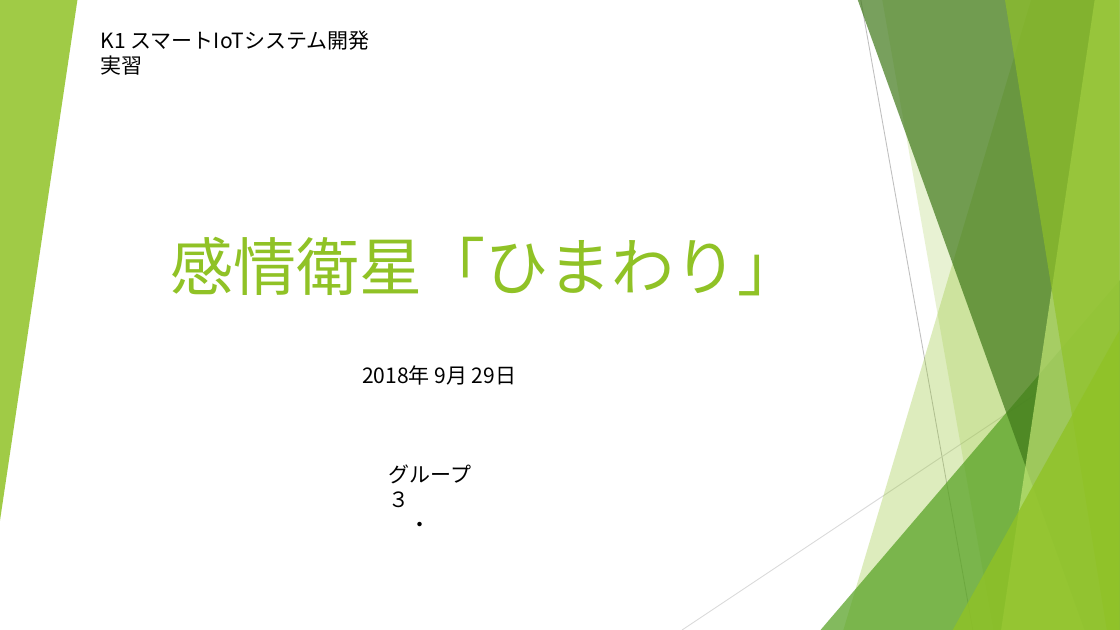
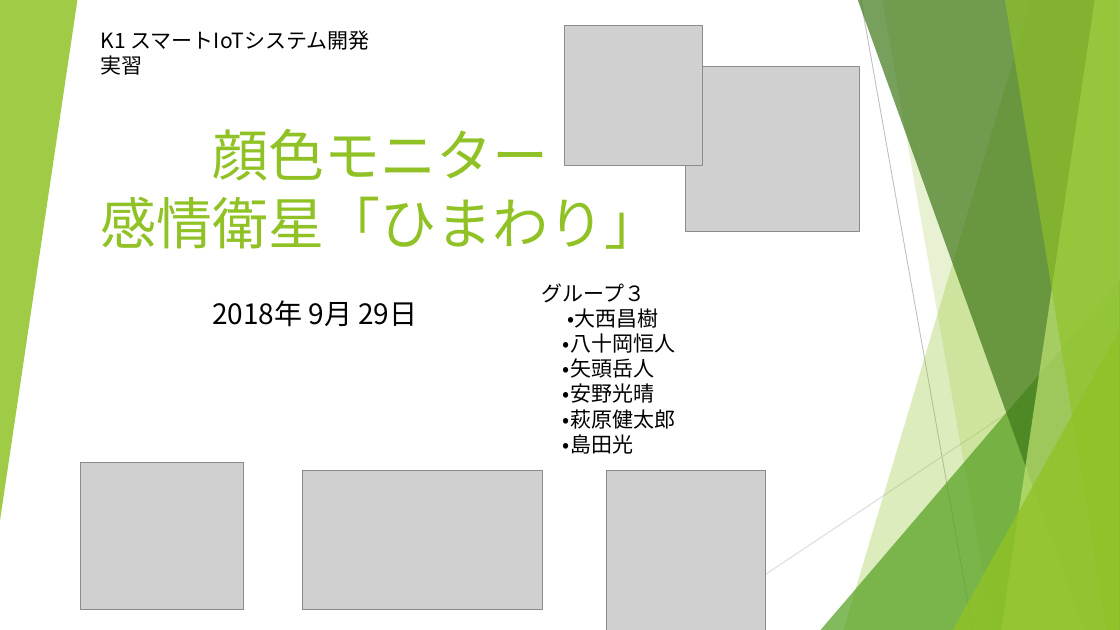
Before and after one commit to Smart-SE/sse2018-group3, a slide deck: slide 1 of oonishi/感情衛星「ひまわり」の発表シナリオ.pptx. Drawn at 1120x630 pixels with LibreOffice and Linux fonts; fonts in the diff are those of the drawing; grey boxes stand for pictures. Boxes give left, top, right and bottom in pixels: in the first picture for what was removed or moved away, otherwise in the second. Text is boxed around its words. In the diff, an @@ line names an element or a change of style, - is before the commit and + after.

```diff
--- a/oonishi/感情衛星「ひまわり」の発表シナリオ.pptx
+++ b/oonishi/感情衛星「ひまわり」の発表シナリオ.pptx
@@ picture added at bbox=[565, 25, 702, 166] @@
@@ picture added at bbox=[686, 67, 860, 233] @@
@@ title at bbox=[100, 129, 660, 249]: text changed; size 54 to 48 pt @@
-感情衛星「ひまわり」
+顔色モニター
+感情衛星「ひまわり」
@@ text "2018年 9月 29日": place and size @@
-text "2018年 9月 29日" at bbox=[362, 365, 516, 385]
+text "2018年 9月 29日" at bbox=[212, 300, 417, 327]
@@ text "2018年 9月 29日" at bbox=[212, 300, 417, 327]: size 18 to 24 pt @@
@@ text "グループ３": place and size @@
-text "グループ３" at bbox=[388, 464, 471, 527]
+text "グループ３" at bbox=[542, 283, 675, 454]
@@ text at bbox=[563, 308, 675, 454]: text changed; font Noto Sans CJK JP to Cabin @@
-・
+•大西昌樹
+•八十岡恒人
+•矢頭岳人
+•安野光晴
+•萩原健太郎
+•島田光
@@ picture added at bbox=[81, 462, 244, 610] @@
@@ picture added at bbox=[302, 471, 543, 610] @@
@@ picture added at bbox=[606, 471, 765, 630] @@
```
